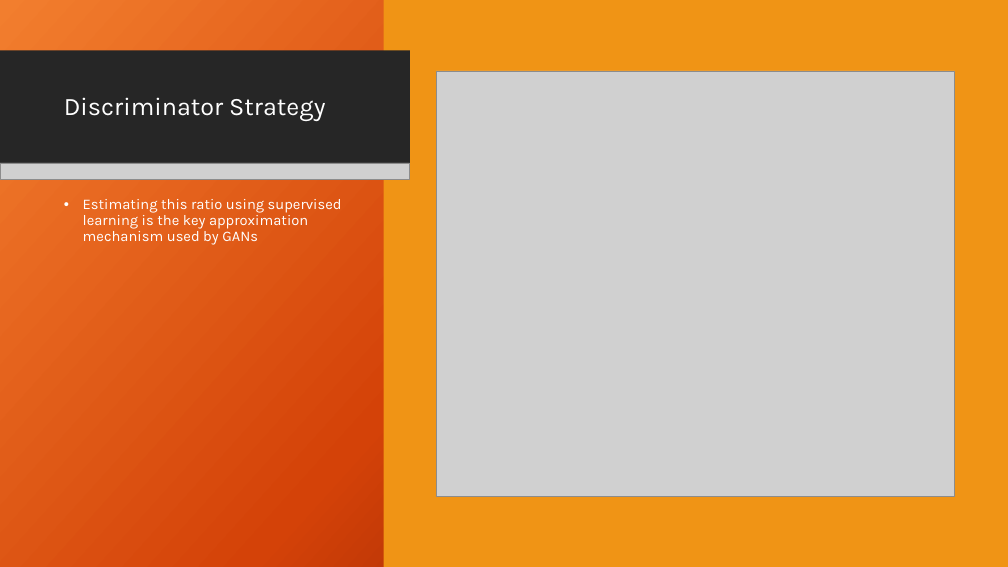
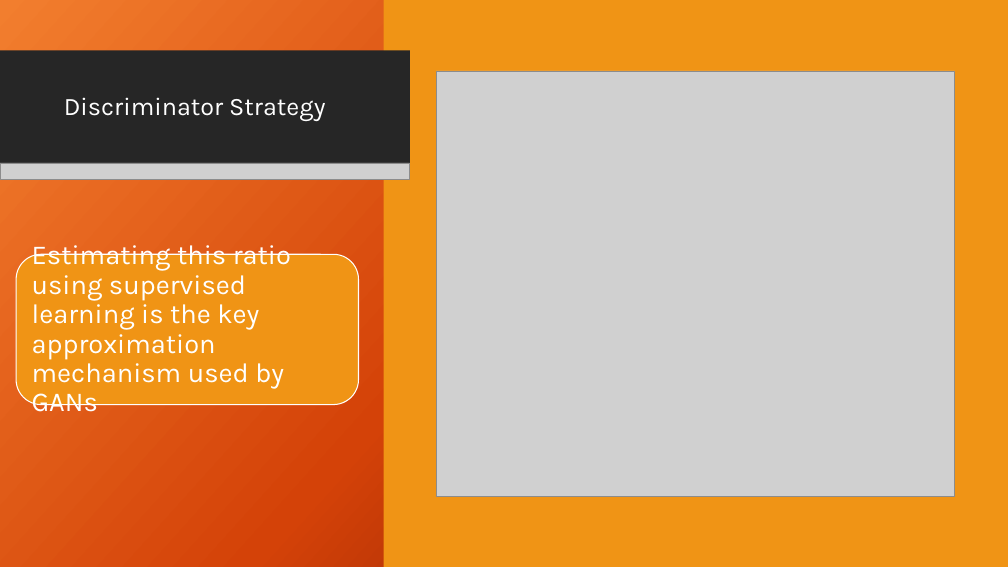
Before and after one commit to agx01/gans_presentation, a slide deck: slide 8 of GANs_Presentation.pptx. Drawn at 1008x567 pixels with LibreOffice and Linux fonts; fonts in the diff are those of the drawing; grey boxes stand for pictures; background and template pictures are left out. Boxes give left, top, right and bottom in pixels: in the first picture for what was removed or moved away, otherwise in the second. Text is boxed around its words. In the diff, an @@ line names an element or a change of style, - is before the commit and + after.

```diff
--- a/GANs_Presentation.pptx
+++ b/GANs_Presentation.pptx
@@ rounded rectangle added at (x1=16, y1=254, x2=358, y2=405), fill #F09415, outline #FFFFFF 1 pt @@
@@ text "Estimating this ratio using supervised ..." moved from (x1=83, y1=199, x2=342, y2=245) to (x1=32, y1=240, x2=291, y2=419) @@
@@ text "Estimating this ratio using supervised ..." at (x1=32, y1=240, x2=291, y2=419): size 14 to 26 pt; bullet • to none; vertical alignment top to middle @@
```
Also in this commit, not shown: 3 slides added.
